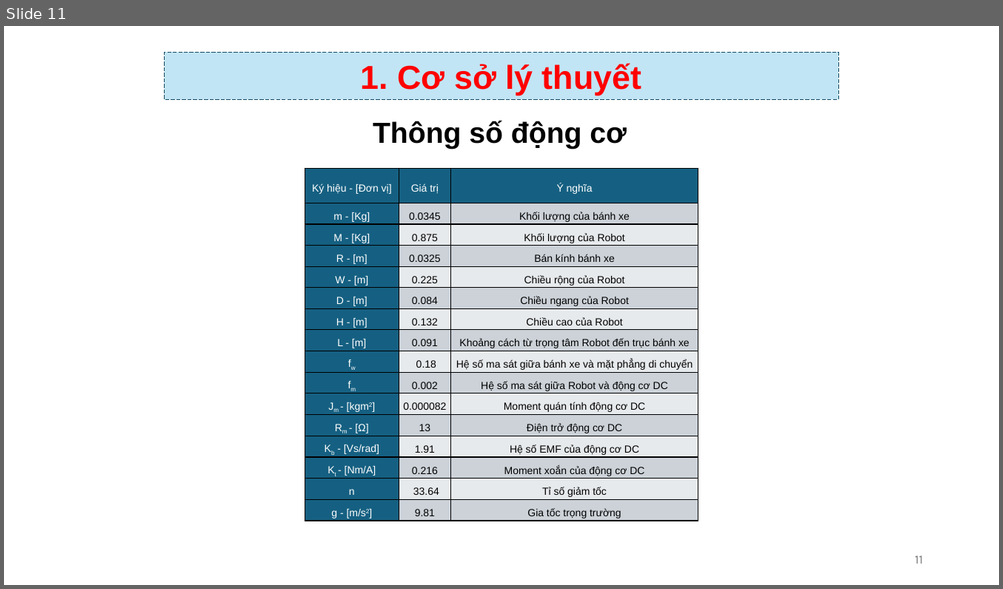
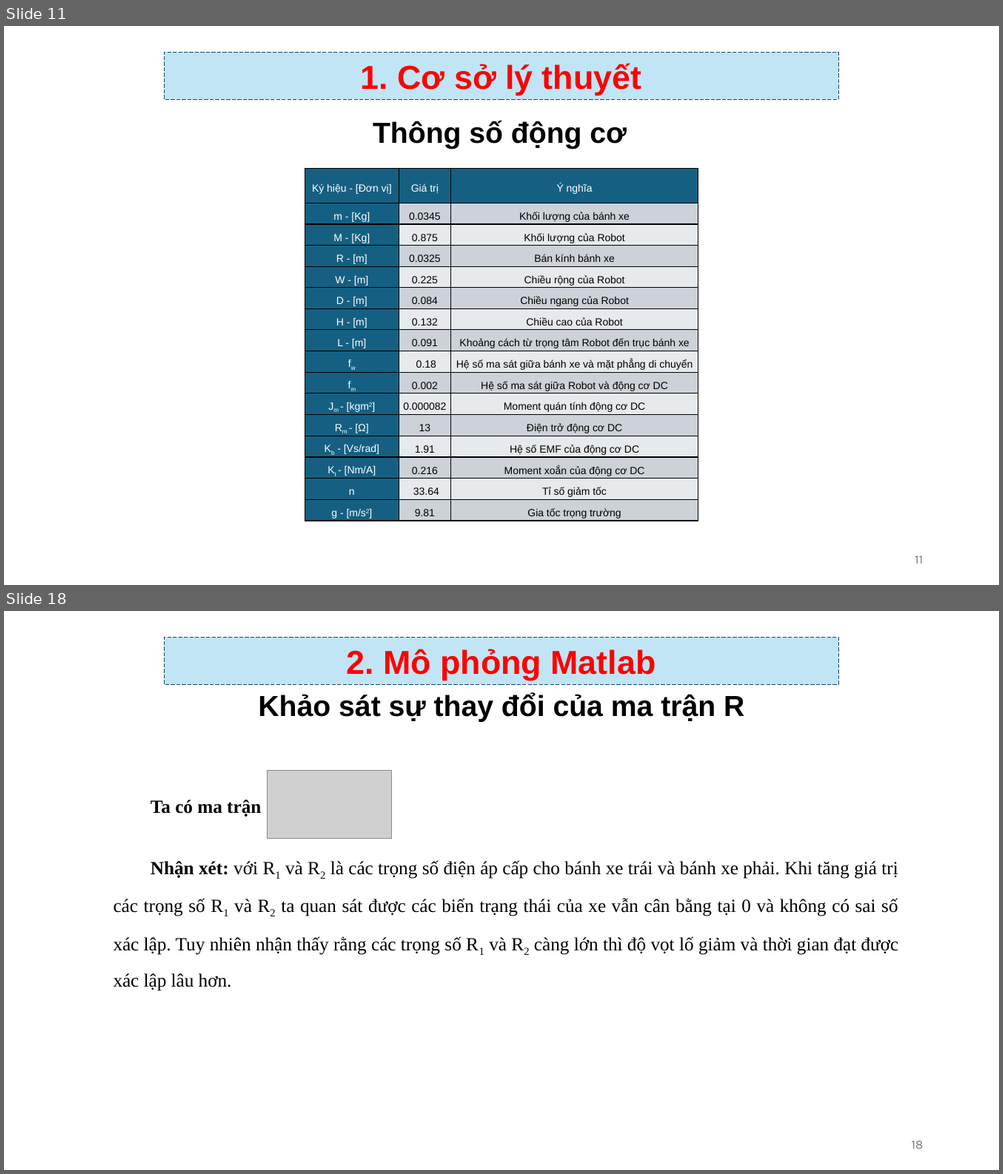
Before and after one commit to TIENPHAT2003/STM32, a slide deck: BaoCaoNhanDang.pptx. Shown one above the other, each under a label of ours: slide 11 before the commit, slides 11 and 18 after it; the slides between them are not shown. The pictures are 1003x589 and 1003x1174 pixels, drawn with LibreOffice and Linux fonts; fonts in the diff are those of the drawing; grey boxes stand for pictures; background and template pictures are left out. Boxes give left, top, right and bottom in pixels: in the first picture for what was removed or moved away, otherwise in the second. Text is boxed around its words. In the diff, an @@ line names an element or a change of style, - is before the commit and + after.

Commit message:
Thêm khảo sát ma trận Q và ma trận R vào PPT

```diff
--- a/BaoCaoNhanDang.pptx
+++ b/BaoCaoNhanDang.pptx
@@ slide 18 added at [4,611,999,1170], background #FFFFFF @@
@@ rectangle added at [165,637,838,685], fill #C1E5F5, outline #104862 0.75 pt dashed, 32 pt, text #FF0000, bold @@
+2. Mô phỏng Matlab
@@ text added at [258,693,744,722], 28 pt, text #000000, bold @@
+Khảo sát sự thay đổi của ma trận R
@@ picture added at [267,771,391,840] @@
@@ text added at [151,800,261,817], 18 pt, text #000000, bold @@
+Ta có ma trận
@@ text added at [114,860,899,991], 18 pt, text #000000 @@
+Nhận xét: với R1 và R2 là các trọng số điện áp cấp cho bánh xe trái và bánh xe phải. Khi tăng giá trị các trọng số R1 và R2 ta quan sát được các biến trạng thái của xe vẫn cân bằng tại 0 và không có sai số xác lập. Tuy nhiên nhận thấy rằng các trọng số R1 và R2 càng lớn thì độ vọt lố giảm và thời gian đạt được xác lập lâu hơn.
@@ page number added at [911,1141,923,1149], 12 pt, text #797979 @@
+18
```
Also in this commit, not shown: 3 slides changed, 17 other slides added, 1 other file.
